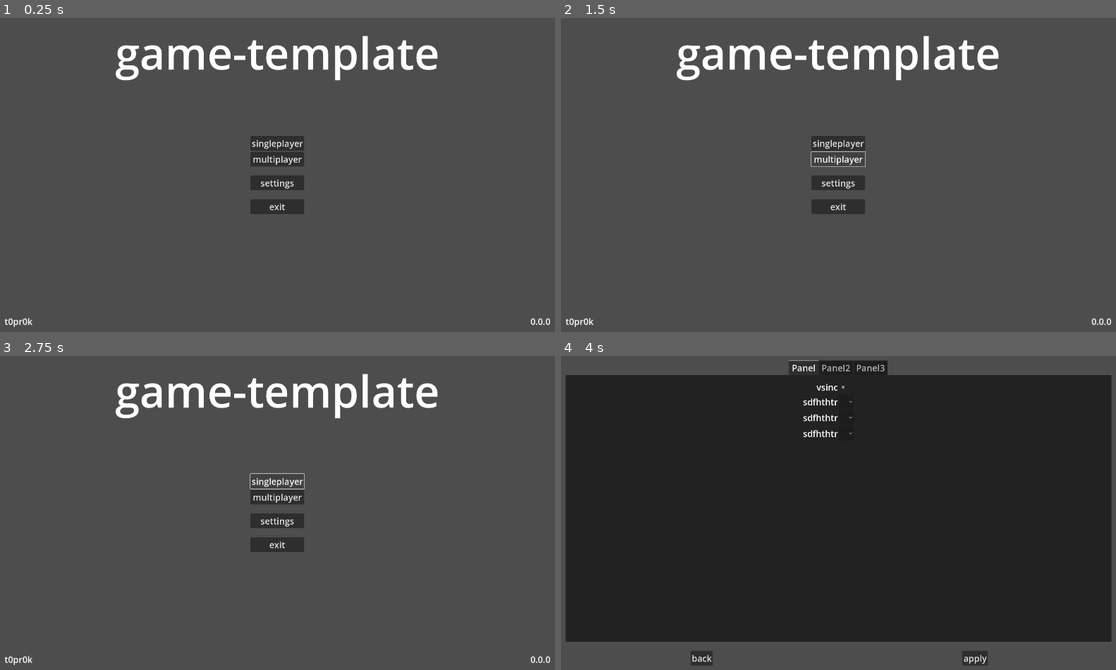
Above: before the commit, frames 1-4 (two rows, left to right).
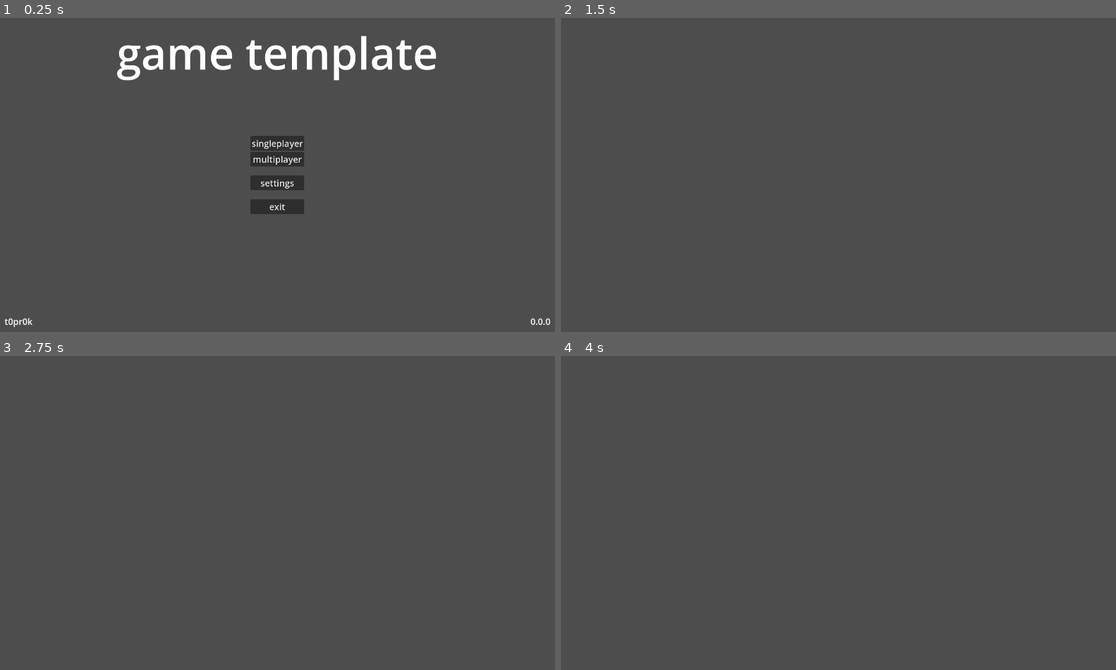
Above: after the commit, the same moments.

Repository: t0pr0k/game-template
Game: Godot game, scene res://scene/menu.tscn
The game is run twice, just before and just after one commit, with the same random seed, the same clock (stepped at 60 frames per second) and the same inputs.
Inputs (mouse positions are in pixels of both pictures, inside the frame that each line leads up to):
- Up to frame 1 (0.25 s): no input
- Up to frame 2 (1.5 s): click "singleplayer" at 0.5 s; click (838, 159) at 1.25 s, where only the run before the commit has a clickable "multiplayer"
- Up to frame 3 (2.75 s): click (277, 481) at 2 s, where only the run before the commit has a clickable "singleplayer"
- Up to frame 4 (4 s): click (838, 481) at 2.75 s, where only the run before the commit has a clickable "singleplayer"; click (838, 522) at 3.5 s, where only the run before the commit has a clickable "settings"

The runs differ from the first frame. In frame 1, 1.2% of the frame differs, in the area x 20-79%, y 5-20%; in frame 2, 3.9%; in frame 3, 3.9%; in frame 4, 85%, in the area x 0-100%, y 1-99%.

Commit message:
подготовка к первому слиянию веток
добавлены заглушки для начала игры
отредактировано название
изменен readme

Diff:
--- a/scene/menu.tscn
+++ b/scene/menu.tscn
@@ -32,7 +32,7 @@
 size_flags_horizontal = 4
 size_flags_vertical = 2
 theme_override_font_sizes/font_size = 150
-text = "game-template"
+text = "game template"
 horizontal_alignment = 1
 vertical_alignment = 1
 
--- /dev/null
+++ b/scene/multiplayer.tscn
@@ -0,0 +1,9 @@
+[gd_scene format=3 uid="uid://cb2hmaoywtbwk"]
+
+[node name="multiplayer" type="Control"]
+layout_mode = 3
+anchors_preset = 15
+anchor_right = 1.0
+anchor_bottom = 1.0
+grow_horizontal = 2
+grow_vertical = 2
--- /dev/null
+++ b/scene/singleplayer.tscn
@@ -0,0 +1,9 @@
+[gd_scene format=3 uid="uid://d3any4aho6mn1"]
+
+[node name="singleplayer" type="Control"]
+layout_mode = 3
+anchors_preset = 15
+anchor_right = 1.0
+anchor_bottom = 1.0
+grow_horizontal = 2
+grow_vertical = 2
--- a/script/menu.gd
+++ b/script/menu.gd
@@ -7,10 +7,10 @@
 	pass
 
 func _on_singleplayer_pressed():
-	pass
+	get_tree().change_scene_to_file("res://scene/singleplayer.tscn")
 
 func _on_multiplayer_pressed():
-	pass
+	get_tree().change_scene_to_file("res://scene/multiplayer.tscn")
 
 func _on_settings_pressed():
 	get_tree().change_scene_to_file("res://scene/settings.tscn")
Not shown, changed: README.md
